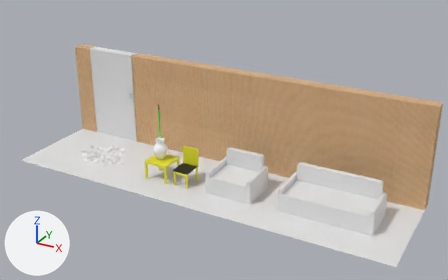
The Blender file Blender projects/furniture.blend: old version first, new version second.
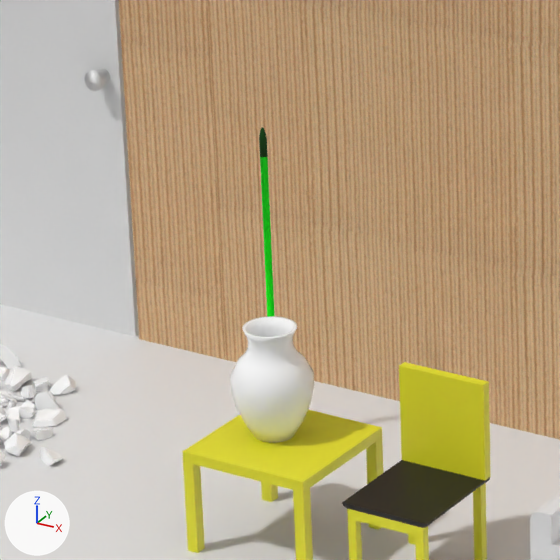
There are two pictures of each version: one from a camera (50 mm lens) standing at (18.0, -8.0, 5.7) and looking at (12.13, 2.68, 0.36), one close up on the part from 25% to 47% of the width and 29% to 64% of the height. Arrows for +X, +Y and +Z are at lower left; the lights stay in place.

Objects in the first close-up: 'Cube', 'Mop', 'Plane.001', 'Plane.004', 'Vase', 'armchair', 'chair', 'fractured vase', 'table', 'wall', 'wall_doorway'.
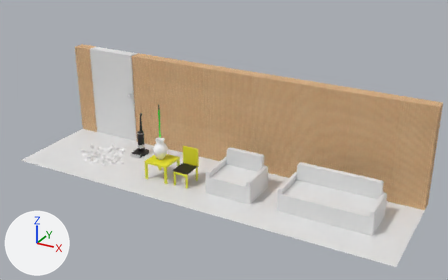
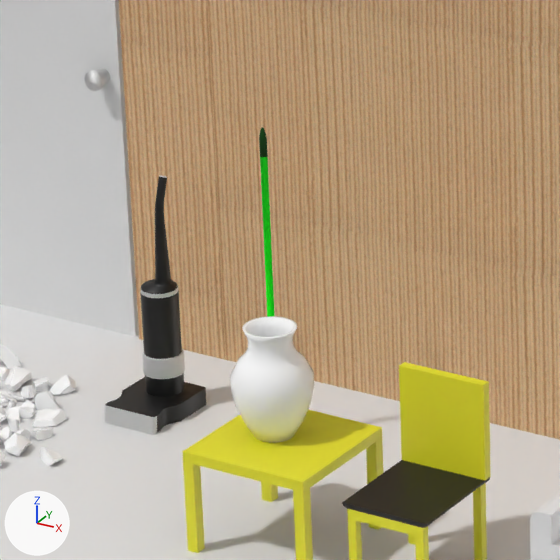
Commit message: Added hoover

Changed parts and their boxes (x1, y1, x2, y2) in the close-ups (560 x 560 px):
'hoover', added: after (105, 175, 206, 435)
    faces in mat_hoover_black_plastic (black #000000): (105, 177, 206, 433)
    faces in mat_hoover_metal_001: (105, 175, 185, 435)

Patch to the scene script:
```diff
--- a/Blender projects/furniture.blend.py
+++ b/Blender projects/furniture.blend.py
@@ mat_hoover_black_plastic @@
+mat_hoover_black_plastic = principled_material('hoover black plastic')
+mat_hoover_black_plastic.base_color = (0.0, 0.0, 0.0)  # black #000000
@@ mat_hoover_metal_001 @@
+mat_hoover_metal_001 = bpy.data.materials.new('hoover metal.001')
+# colours: white #f1f1f1
+# uses the picture img_endcut_normal_tif
@@ me_cube_005 @@
+me_cube_005.from_pydata(...)  # 308 vertices, 288 faces; spans x -1.0..1.0, y -1.75..0.72, z 0.0..2.03
+me_cube_005.polygons.foreach_set('use_smooth', [True] * 288)
+# faces by material slot: [199, 89]
+me_cube_005.materials.append(mat_hoover_black_plastic)  # black #000000
+me_cube_005.materials.append(mat_hoover_metal_001)
@@ ob_hoover @@
+ob_hoover = bpy.data.objects.new('hoover', me_cube_005)
+ob_hoover.location = (10.504, 1.905, 0.0)
+ob_hoover.scale = (0.133, 0.133, 0.454)
+_m = ob_hoover.modifiers.new('EdgeSplit', 'EDGE_SPLIT')
+_m.split_angle = 0.836
```
